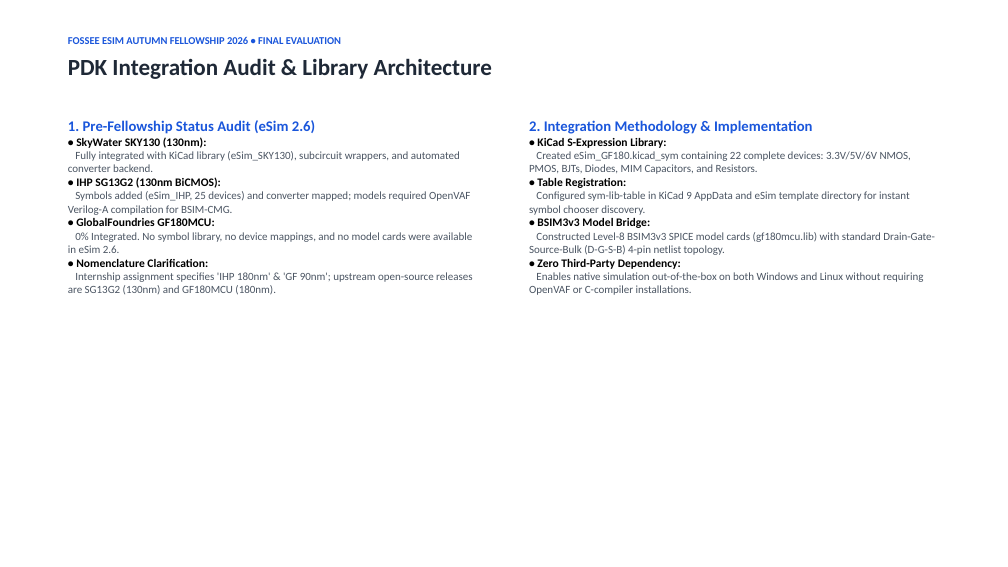
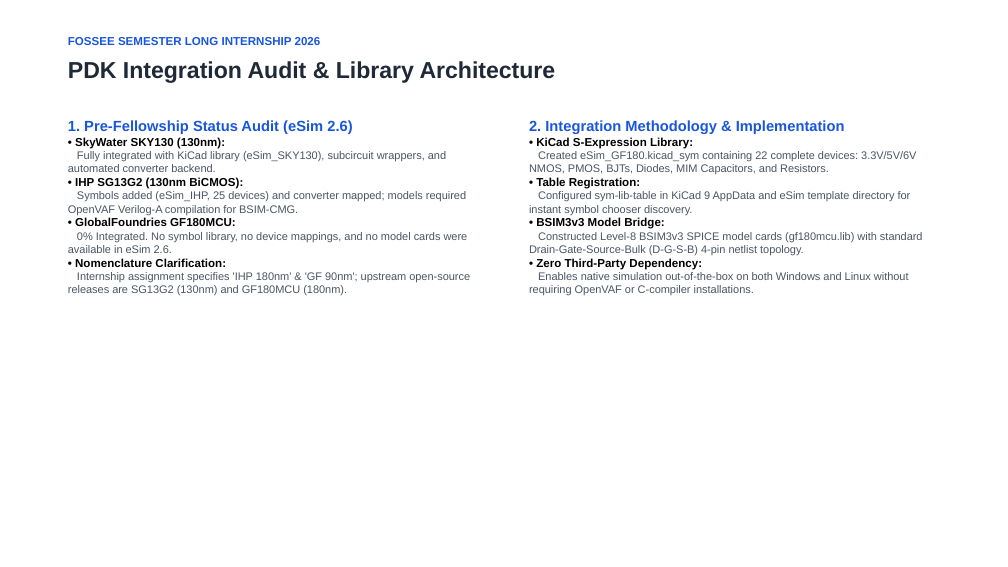
Before and after one commit to Aydenj-osh/eSim-GF180MCU-Integration, a slide deck: slide 2 of GF180_PDK_Integration_AydenJoshua.pptx. Drawn at 1008x567 pixels with LibreOffice and Linux fonts; fonts in the diff are those of the drawing. Boxes give left, top, right and bottom in pixels: in the first picture for what was removed or moved away, otherwise in the second. Text is boxed around its words. In the diff, an @@ line names an element or a change of style, - is before the commit and + after.

Commit message:
Update title slide to match official FOSSEE semester internship template with exact logos and centered layout

```diff
--- a/GF180_PDK_Integration_AydenJoshua.pptx
+++ b/GF180_PDK_Integration_AydenJoshua.pptx
@@ text at bbox=[68, 37, 321, 45]: text changed; size 10 to 11 pt; font Calibri to Arial @@
-FOSSEE ESIM AUTUMN FELLOWSHIP 2026 • FINAL EVALUATION
+FOSSEE SEMESTER LONG INTERNSHIP 2026
@@ font Calibri to Arial in 3 elements at bbox=[68, 61, 556, 83], bbox=[68, 120, 470, 296], bbox=[529, 120, 923, 296] @@
```
Also in this commit, not shown: 2 other slides changed, 1 slide added, 1 slide removed.
